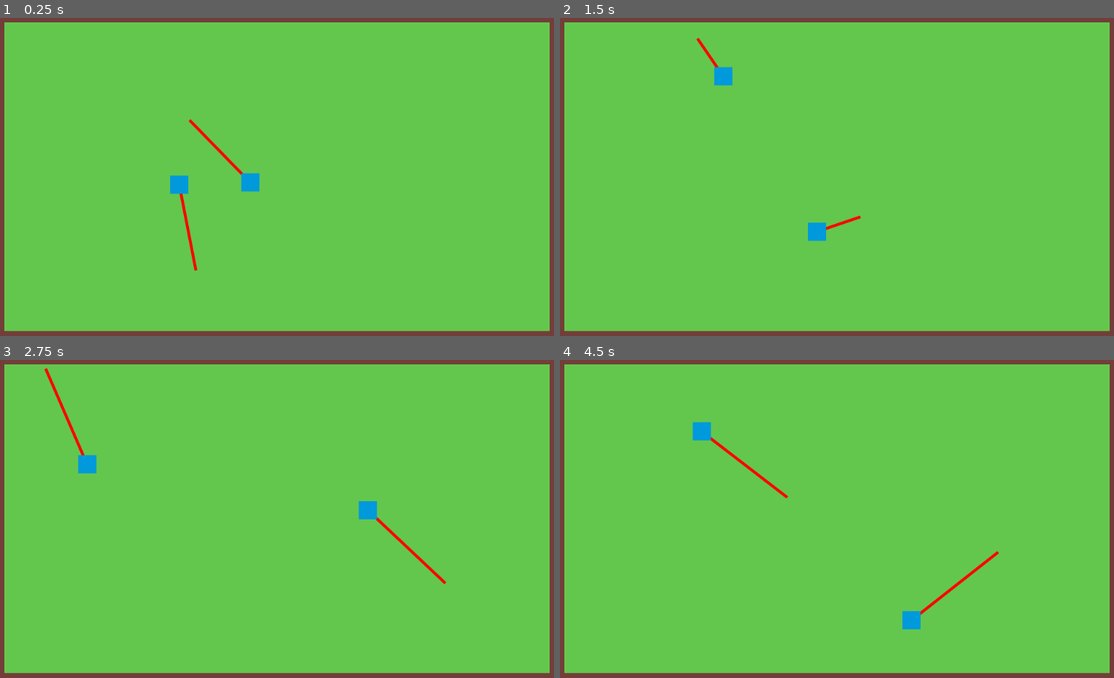
Above: before the commit, frames 1-4 (two rows, left to right).
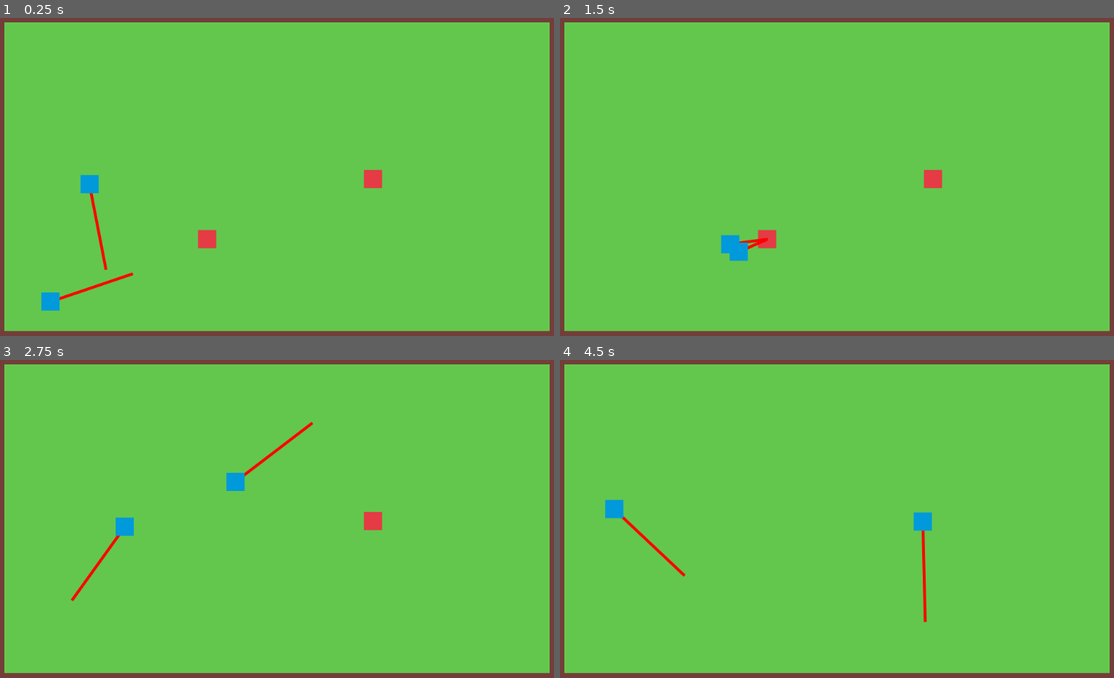
Above: after the commit, the same moments.

Repository: mariothedog/Natural-Selection
Game: Godot game, scene res://world/world.tscn
Two runs of this game, one before a commit and one after it. Both use one fixed random seed, a clock stepped at 60 frames per second and the inputs below.
Inputs:
- Up to frame 1 (0.25 s): no input
- Up to frame 2 (1.5 s): no input
- Up to frame 3 (2.75 s): no input
- Up to frame 4 (4.5 s): no input

The runs differ from the first frame. In frame 1, 1.8% of the frame differs, in the area x 7-70%, y 31-92%; in frame 2, 1.3%; in frame 3, 1.6%; in frame 4, 1.5%.

Commit message:
Add edible food
Currently does nothing

Diff:
--- /dev/null
+++ b/src/food/base_food/base_food.gd
@@ -0,0 +1,5 @@
+extends Area2D
+
+
+func die() -> void:
+	queue_free()
--- /dev/null
+++ b/src/food/base_food/base_food.tscn
@@ -0,0 +1,18 @@
+[gd_scene load_steps=4 format=2]
+
+[ext_resource path="res://food/base_food/base_food.gd" type="Script" id=1]
+[ext_resource path="res://food/base_food/base_food.png" type="Texture" id=2]
+
+[sub_resource type="RectangleShape2D" id=1]
+extents = Vector2( 16, 16 )
+
+[node name="BaseFood" type="Area2D"]
+collision_layer = 4
+collision_mask = 0
+script = ExtResource( 1 )
+
+[node name="Sprite" type="Sprite" parent="."]
+texture = ExtResource( 2 )
+
+[node name="CollisionShape2D" type="CollisionShape2D" parent="."]
+shape = SubResource( 1 )
--- a/src/project.godot
+++ b/src/project.godot
@@ -27,6 +27,7 @@
 
 2d_physics/layer_1="world"
 2d_physics/layer_2="organisms"
+2d_physics/layer_3="food"
 
 [rendering]
 
--- a/src/species/base_species/base_species.gd
+++ b/src/species/base_species/base_species.gd
@@ -9,15 +9,15 @@
 var _velocity := Vector2.ZERO
 var _is_moving_to_target := false
 var _target_position := Vector2.ZERO
+var _food_in_range := [] # Each food's global position ordered in ascending distance
 
 onready var health := max_health # Currently unused
 
-onready var vision_area_shape: CollisionShape2D = $VisionArea/CollisionShape2D
 onready var space_state := get_world_2d().direct_space_state
 
 
 func _ready() -> void:
-	vision_area_shape.shape.radius = vision_radius
+	$FoodDetector/CollisionShape2D.shape.radius = vision_radius
 
 
 func _physics_process(_delta) -> void:
@@ -33,14 +33,17 @@
 		if dist <= AT_TARGET_THRESHOLD:
 			_velocity = Vector2.ZERO
 			_is_moving_to_target = false
+		return
+
+	if _food_in_range:
+		_target_position = _food_in_range[0]
 	else:
 		var is_target_safe := false
 		while not is_target_safe:
 			_target_position = _get_new_target_position()
 			var obstacles: Dictionary = space_state.intersect_ray(position, _target_position, [], 1)
 			is_target_safe = not obstacles
-
-		_is_moving_to_target = true
+	_is_moving_to_target = true
 
 
 func _get_new_target_position() -> Vector2:
@@ -50,3 +53,20 @@
 
 func _draw() -> void:
 	draw_line(Vector2.ZERO, _target_position - position, Color.red, 4, true)
+
+
+func _on_FoodDetector_area_entered(area: Area2D) -> void:
+	_food_in_range.append(area.global_position)
+	_food_in_range.sort_custom(self, "_sort_closest_vector2")
+
+
+func _on_FoodDetector_area_exited(area: Area2D) -> void:
+	_food_in_range.erase(area.global_position)
+
+
+func _sort_closest_vector2(a: Vector2, b: Vector2) -> bool:
+	return global_position.distance_to(a) < global_position.distance_to(b)
+
+
+func _on_Mouth_area_entered(area: Area2D) -> void:
+	area.die()
--- a/src/species/base_species/base_species.tscn
+++ b/src/species/base_species/base_species.tscn
@@ -7,6 +7,9 @@
 extents = Vector2( 16, 16 )
 
 [sub_resource type="CircleShape2D" id=2]
+
+[sub_resource type="CircleShape2D" id=3]
+radius = 23.0
 
 [node name="BaseSpecies" type="KinematicBody2D"]
 collision_layer = 2
@@ -21,7 +24,19 @@
 [node name="CollisionShape2D" type="CollisionShape2D" parent="."]
 shape = SubResource( 1 )
 
-[node name="VisionArea" type="Area2D" parent="."]
+[node name="FoodDetector" type="Area2D" parent="."]
+collision_layer = 2147483648
+collision_mask = 4
 
-[node name="CollisionShape2D" type="CollisionShape2D" parent="VisionArea"]
+[node name="CollisionShape2D" type="CollisionShape2D" parent="FoodDetector"]
 shape = SubResource( 2 )
+
+[node name="Mouth" type="Area2D" parent="."]
+collision_layer = 0
+collision_mask = 4
+
+[node name="CollisionShape2D" type="CollisionShape2D" parent="Mouth"]
+shape = SubResource( 3 )
+[connection signal="area_entered" from="FoodDetector" to="." method="_on_FoodDetector_area_entered"]
+[connection signal="area_exited" from="FoodDetector" to="." method="_on_FoodDetector_area_exited"]
+[connection signal="area_entered" from="Mouth" to="." method="_on_Mouth_area_entered"]
--- a/src/world/world.tscn
+++ b/src/world/world.tscn
@@ -1,7 +1,8 @@
-[gd_scene load_steps=3 format=2]
+[gd_scene load_steps=4 format=2]
 
 [ext_resource path="res://species/base_species/base_species.tscn" type="PackedScene" id=1]
 [ext_resource path="res://world/world.tres" type="TileSet" id=2]
+[ext_resource path="res://food/base_food/base_food.tscn" type="PackedScene" id=3]
 
 [node name="World" type="Node"]
 
@@ -12,8 +13,16 @@
 format = 1
 tile_data = PoolIntArray( 0, 1, 0, 1, 1, 0, 2, 1, 0, 3, 1, 0, 4, 1, 0, 5, 1, 0, 6, 1, 0, 7, 1, 0, 8, 1, 0, 9, 1, 0, 10, …(8345 unchanged characters)…
 
+[node name="Food" type="Node" parent="."]
+
+[node name="BaseFood" parent="Food" instance=ExtResource( 3 )]
+position = Vector2( 681.334, 307.555 )
+
+[node name="BaseFood2" parent="Food" instance=ExtResource( 3 )]
+position = Vector2( 389.494, 414.188 )
+
 [node name="BaseSpecies" parent="." instance=ExtResource( 1 )]
-position = Vector2( 331.04, 272.307 )
+position = Vector2( 172.773, 271.185 )
 
 [node name="BaseSpecies2" parent="." instance=ExtResource( 1 )]
-position = Vector2( 497.847, 347.925 )
+position = Vector2( 68.384, 539.453 )
Binary file added: src/food/base_food/base_food.png
Not shown, added: src/food/base_food/base_food.png.import
Not shown: 1 places in src/species/base_species/base_species.tscn that only renumber resources
